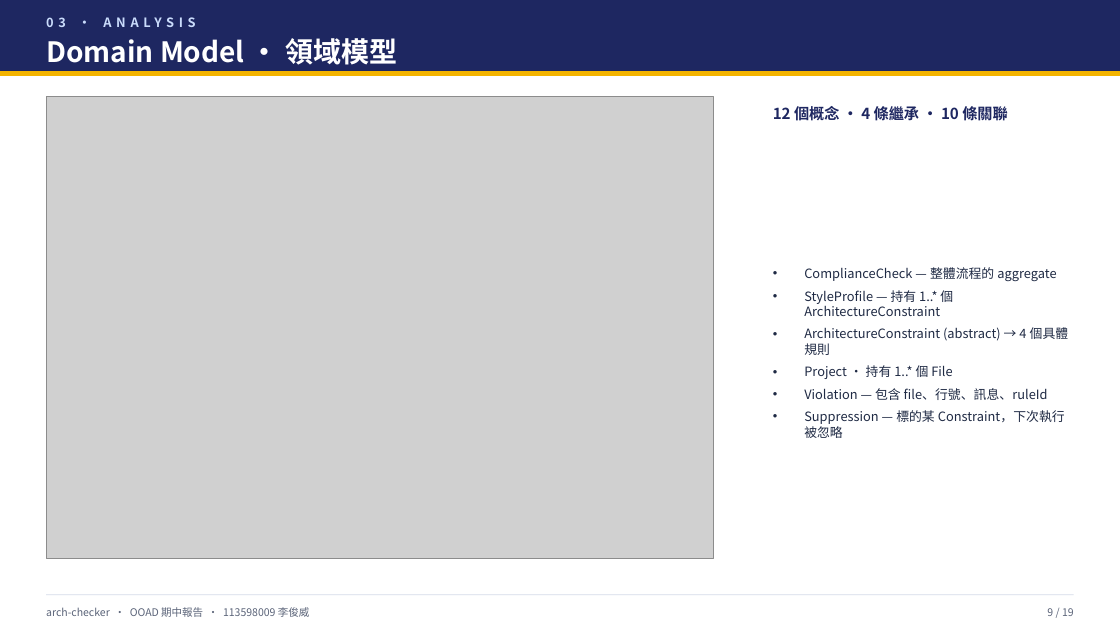
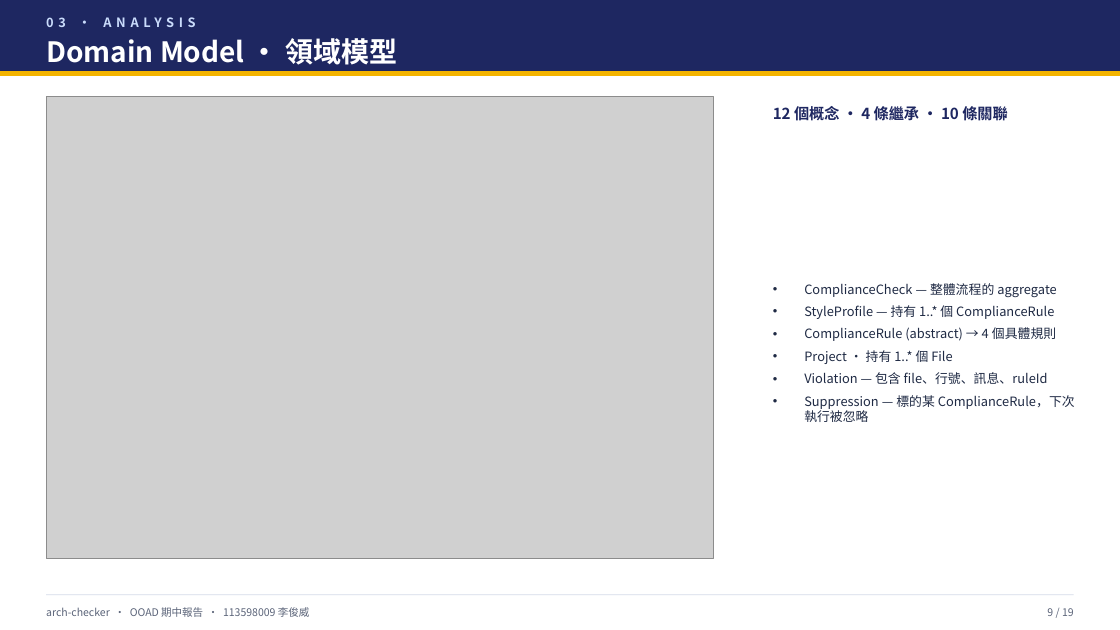
Before and after one commit to chun-wei0413/arch-checker, a slide deck: slide 10 of hw/Midterm/midterm-team6.pptx. Drawn at 1120x630 pixels with LibreOffice and Linux fonts; fonts in the diff are those of the drawing; grey boxes stand for pictures. Boxes give left, top, right and bottom in pixels: in the first picture for what was removed or moved away, otherwise in the second. Text is boxed around its words. In the diff, an @@ line names an element or a change of style, - is before the commit and + after.

```diff
--- a/hw/Midterm/midterm-team6.pptx
+++ b/hw/Midterm/midterm-team6.pptx
@@ text at [804, 305, 1056, 341]: text changed @@
-• StyleProfile — 持有 1..* 個 ArchitectureConstraint
-• ArchitectureConstraint (abstract) → 4 個具體規則
+• StyleProfile — 持有 1..* 個 ComplianceRule
+• ComplianceRule (abstract) → 4 個具體規則
@@ text at [804, 395, 1075, 422]: text changed @@
-• Suppression — 標的某 Constraint，下次執行被忽略
+• Suppression — 標的某 ComplianceRule，下次執行被忽略
```
Also in this commit, not shown: 13 other slides changed, 1 other file.
